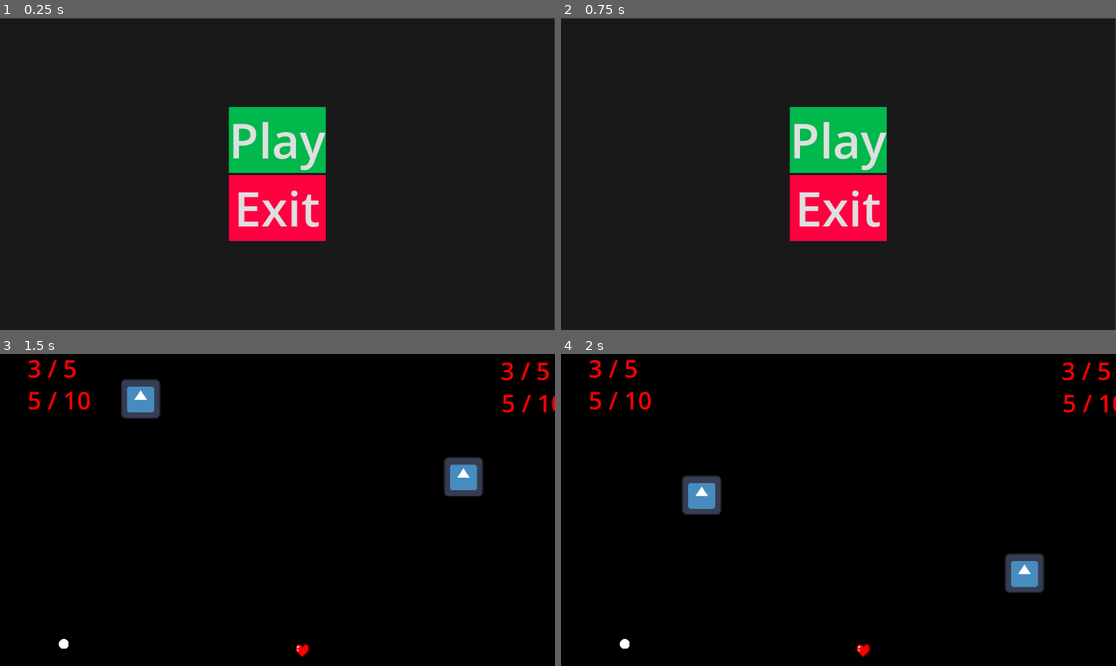
Above: before the commit, frames 1-4 (two rows, left to right).
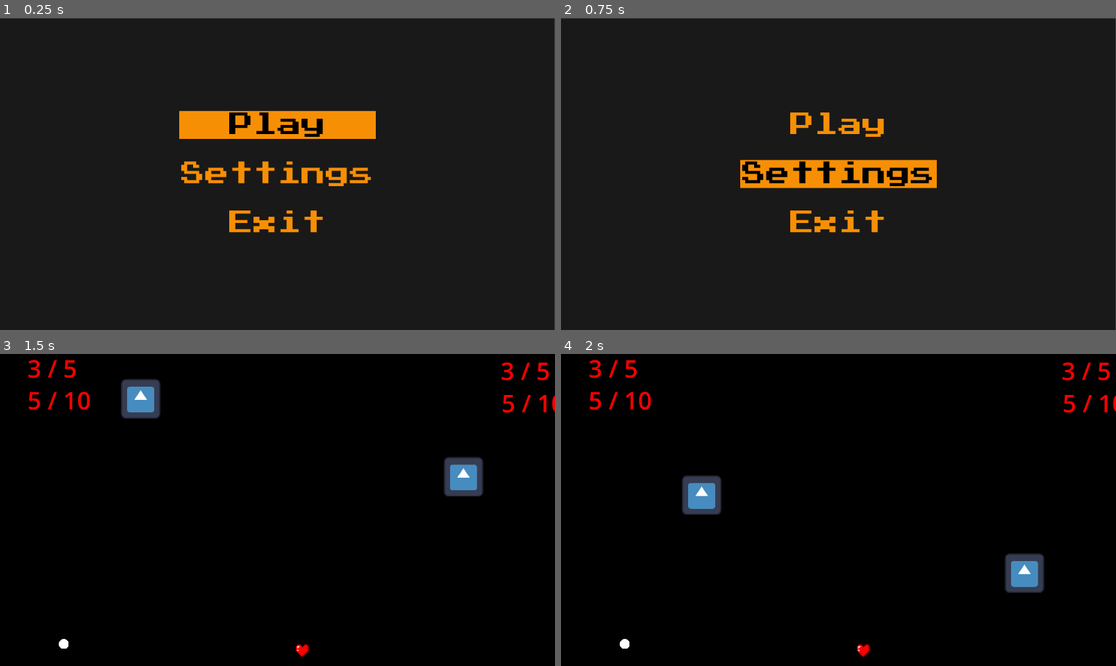
Above: after the commit, the same moments.

Repository: Jakub-Stankiewicz/platformer
Game: Godot game, scene res://scenes/menu.tscn
Same seed, same stepped clock (60 frames per second), same inputs: the game is played once before the commit and once after it. The engine's default icon, where the game draws it, is replaced by a stand-in: a white triangle on a blue panel in a dark square.
Inputs (mouse positions are in pixels of both pictures, inside the frame that each line leads up to):
- Up to frame 1 (0.25 s): no input
- Up to frame 2 (0.75 s): click (838, 174) at 0.5 s, where only the run after the commit has a clickable "Settings"
- Up to frame 3 (1.5 s): click "Play" at 1.25 s
- Up to frame 4 (2 s): no input

The runs differ from the first frame. In frame 1, 9.7% of the frame differs, in the area x 32-68%, y 28-72%; in frame 2, 9.2%; in frame 3, nothing differs; in frame 4, nothing differs.

Commit message:
menu dokonczone

Diff:
--- /dev/null
+++ b/button.tres
@@ -0,0 +1,19 @@
+[gd_resource type="Theme" load_steps=4 format=3 uid="uid://c08aa77vq0ec"]
+
+[ext_resource type="FontFile" uid="uid://d2bb1ff68dye7" path="res://fonts/PressStart2P.ttf" id="1_updu2"]
+
+[sub_resource type="StyleBoxFlat" id="StyleBoxFlat_hillf"]
+bg_color = Color(0.968627, 0.560784, 0.0156863, 1)
+
+[sub_resource type="StyleBoxFlat" id="StyleBoxFlat_updu2"]
+bg_color = Color(0.968627, 0.560784, 0.0156863, 1)
+
+[resource]
+default_font = ExtResource("1_updu2")
+default_font_size = 50
+/colors/hover = Color(0.968627, 0.560784, 0.0156863, 1)
+/styles/hover = SubResource("StyleBoxFlat_hillf")
+Button/colors/font_color = Color(0.968627, 0.560784, 0.0156863, 1)
+Button/colors/font_focus_color = Color(0, 0, 0, 1)
+Button/colors/font_hover_color = Color(0, 0, 0, 1)
+Button/styles/focus = SubResource("StyleBoxFlat_updu2")
--- a/game_controller.gd
+++ /dev/null
@@ -1 +0,0 @@
-extends Node
--- a/project.godot
+++ b/project.godot
@@ -17,7 +17,8 @@
 
 [autoload]
 
-GameController="*res://scenes/game_controller.tscn"
+GameController="*res://scripts/autoload/game_controller.gd"
+MouseController="*res://scripts/autoload/mouse_controller.gd"
 
 [input]
 
--- a/scenes/game_controller.tscn
+++ b/scenes/game_controller.tscn
@@ -1,6 +1,6 @@
 [gd_scene load_steps=2 format=3 uid="uid://ddiqvumnpbjk0"]
 
-[ext_resource type="Script" uid="uid://7m7sbtkap336" path="res://scripts/game_controller.gd" id="1_vq0e2"]
+[ext_resource type="Script" uid="uid://7m7sbtkap336" path="res://scripts/autoload/game_controller.gd" id="1_vq0e2"]
 
 [node name="GameController" type="Node2D"]
 script = ExtResource("1_vq0e2")
--- a/scenes/menu.tscn
+++ b/scenes/menu.tscn
@@ -1,22 +1,7 @@
-[gd_scene load_steps=8 format=3 uid="uid://r02ab1e2go8q"]
+[gd_scene load_steps=3 format=3 uid="uid://r02ab1e2go8q"]
 
-[ext_resource type="Script" uid="uid://d3eg1w7qkebk5" path="res://scripts/playButton.gd" id="1_yqeox"]
-[ext_resource type="Script" uid="uid://bqav3hin2wmmi" path="res://scripts/exitButton.gd" id="2_vjb58"]
-
-[sub_resource type="StyleBoxFlat" id="StyleBoxFlat_4ytvr"]
-bg_color = Color(0, 0, 0, 1)
-
-[sub_resource type="StyleBoxFlat" id="StyleBoxFlat_con2f"]
-bg_color = Color(2.93598e-06, 0.727639, 0.0988355, 1)
-
-[sub_resource type="StyleBoxFlat" id="StyleBoxFlat_yqeox"]
-bg_color = Color(1.39579e-06, 0.721855, 0.29644, 1)
-
-[sub_resource type="StyleBoxFlat" id="StyleBoxFlat_mhnvy"]
-bg_color = Color(0.933285, 0.000379631, 0.000207925, 1)
-
-[sub_resource type="StyleBoxFlat" id="StyleBoxFlat_vjb58"]
-bg_color = Color(1, 0, 0.254902, 1)
+[ext_resource type="Script" uid="uid://dyghotkg3s4h8" path="res://scripts/ui/main_menu.gd" id="1_con2f"]
+[ext_resource type="Theme" uid="uid://c08aa77vq0ec" path="res://button.tres" id="2_con2f"]
 
 [node name="Menu" type="Node2D"]
 
@@ -27,32 +12,48 @@
 offset_bottom = 649.0
 color = Color(0.099986, 0.099986, 0.099986, 1)
 
-[node name="menuLayout" type="CenterContainer" parent="."]
+[node name="menuLayout" type="Control" parent="."]
+layout_mode = 3
+anchors_preset = 0
 offset_right = 1152.0
 offset_bottom = 648.0
+script = ExtResource("1_con2f")
 
 [node name="VBoxContainer" type="VBoxContainer" parent="menuLayout"]
+clip_contents = true
+layout_mode = 1
+anchors_preset = 8
+anchor_left = 0.5
+anchor_top = 0.5
+anchor_right = 0.5
+anchor_bottom = 0.5
+offset_left = -190.0
+offset_top = -195.0
+offset_right = 190.0
+offset_bottom = 195.0
+grow_horizontal = 2
+grow_vertical = 2
+theme_override_constants/separation = 44
+alignment = 1
+
+[node name="play" type="Button" parent="menuLayout/VBoxContainer" groups=["menu_buttons"]]
 layout_mode = 2
-
-[node name="play" type="Button" parent="menuLayout/VBoxContainer"]
-layout_mode = 2
-theme_override_font_sizes/font_size = 100
-theme_override_styles/hover_pressed = SubResource("StyleBoxFlat_4ytvr")
-theme_override_styles/hover = SubResource("StyleBoxFlat_con2f")
-theme_override_styles/normal = SubResource("StyleBoxFlat_yqeox")
+theme = ExtResource("2_con2f")
 text = "Play"
 icon_alignment = 1
-script = ExtResource("1_yqeox")
 
-[node name="exit" type="Button" parent="menuLayout/VBoxContainer"]
+[node name="settings" type="Button" parent="menuLayout/VBoxContainer" groups=["menu_buttons"]]
 layout_mode = 2
-theme_override_font_sizes/font_size = 100
-theme_override_styles/hover = SubResource("StyleBoxFlat_mhnvy")
-theme_override_styles/normal = SubResource("StyleBoxFlat_vjb58")
+theme = ExtResource("2_con2f")
+text = "Settings"
+icon_alignment = 1
+
+[node name="exit" type="Button" parent="menuLayout/VBoxContainer" groups=["menu_buttons"]]
+layout_mode = 2
+theme = ExtResource("2_con2f")
 text = "Exit"
 icon_alignment = 1
-script = ExtResource("2_vjb58")
 
-[connection signal="pressed" from="menuLayout/VBoxContainer/play" to="menuLayout/VBoxContainer/play" method="_on_pressed"]
-[connection signal="pressed" from="menuLayout/VBoxContainer/exit" to="menuLayout/VBoxContainer/play" method="_on_exit_pressed"]
-[connection signal="pressed" from="menuLayout/VBoxContainer/exit" to="menuLayout/VBoxContainer/exit" method="_on_pressed"]
+[connection signal="pressed" from="menuLayout/VBoxContainer/play" to="menuLayout" method="_on_play_pressed"]
+[connection signal="pressed" from="menuLayout/VBoxContainer/settings" to="menuLayout" method="_on_settings_pressed"]
+[connection signal="pressed" from="menuLayout/VBoxContainer/exit" to="menuLayout" method="_on_exit_pressed"]
--- /dev/null
+++ b/scripts/autoload/mouse_controller.gd
@@ -0,0 +1,58 @@
+extends Node
+
+# This script controlls the mouse cursor. The cursor disappears when an arrow or a gamepad key is pressed
+# and reappears when the mouse is moved
+
+var using_mouse := true
+
+const MOUSE_TIMEOUT := 0.1
+
+func _ready():
+	Input.set_mouse_mode(Input.MOUSE_MODE_VISIBLE)
+	set_process_input(true)
+	# _set_buttons_mouse_enabled(true)
+
+
+func _input(event):
+	if event is InputEventMouseMotion:
+		if not using_mouse:
+			_enable_mouse()
+	elif _is_keyboard_or_gamepad_input(event):
+		if using_mouse:
+			_disable_mouse()
+
+
+func _is_keyboard_or_gamepad_input(event: InputEvent) -> bool:
+	return (
+		event is InputEventKey and event.pressed and not event.echo
+		or event is InputEventJoypadButton and event.pressed
+		or event is InputEventJoypadMotion
+	)
+
+
+func _disable_mouse():
+	using_mouse = false
+	Input.set_mouse_mode(Input.MOUSE_MODE_HIDDEN)
+	# change_input_mode("not mouse")
+	print("mouse disabled")
+
+
+
+func _enable_mouse():
+	using_mouse = true
+	Input.set_mouse_mode(Input.MOUSE_MODE_VISIBLE)
+	# change_input_mode("mouse")
+	print("mouse enabled")
+
+
+func change_input_mode(mode):
+	# var mouse_filter = Control.MOUSE_FILTER_STOP if enable else Control.MOUSE_FILTER_IGNORE
+	# for button in get_tree().get_nodes_in_group("menu_buttons"):
+	# 	button.mouse_filter = mouse_filter
+	var mouse_filter = Control.MOUSE_FILTER_STOP if mode == "mouse" else Control.MOUSE_FILTER_IGNORE
+	for button in get_tree().get_nodes_in_group("menu_buttons"):
+		button.mouse_filter = mouse_filter
+		if mode != "mouse":
+			button.release_focus()  # Clear focus if switching to keyboard/gamepad
+	if mode != "mouse":
+		get_tree().set_current_focus(null)  # Clear global focus
--- a/scripts/exitButton.gd
+++ /dev/null
@@ -1,4 +0,0 @@
-extends  Button
-
-func _on_pressed() -> void:
-	get_tree().quit()
--- a/scripts/playButton.gd
+++ /dev/null
@@ -1,4 +0,0 @@
-extends Button
-
-func _on_pressed() -> void:
-	get_tree().change_scene_to_file("res://scenes/arena.tscn")
--- /dev/null
+++ b/scripts/ui/main_menu.gd
@@ -0,0 +1,28 @@
+extends Control
+
+var using_mouse := true
+
+const MOUSE_TIMEOUT := 0.1
+
+
+func _ready():
+	for button in $VBoxContainer.get_children():
+		if button is Button:
+			button.focus_mode = Control.FOCUS_ALL
+			button.mouse_entered.connect(func(): button.grab_focus())
+
+	$VBoxContainer/play.grab_focus()
+	# Input.set_mouse_mode(Input.MOUSE_MODE_VISIBLE)
+	# set_process_input(true)
+
+## BUTTONS
+func _on_play_pressed() -> void:
+	get_tree().change_scene_to_file("res://scenes/arena.tscn")
+
+
+func _on_exit_pressed() -> void:
+	get_tree().quit()
+
+
+func _on_settings_pressed() -> void:
+	get_tree().change_scene_to_file("res://scenes/settings_menu.tscn")
Binary file added: fonts/Micro5-Regular.ttf
Not shown, added: fonts/Micro5-Regular.ttf.import
Binary file added: fonts/PressStart2P.ttf
Not shown, added: fonts/PressStart2P.ttf.import
Not shown, removed: game_controller.gd.uid
Renamed: scripts/game_controller.gd -> scripts/autoload/game_controller.gd
Renamed: scripts/game_controller.gd.uid -> scripts/autoload/game_controller.gd.uid
Not shown, added: scripts/autoload/mouse_controller.gd.uid
Not shown, removed: scripts/exitButton.gd.uid
Not shown, removed: scripts/playButton.gd.uid
Not shown, added: scripts/ui/main_menu.gd.uid
